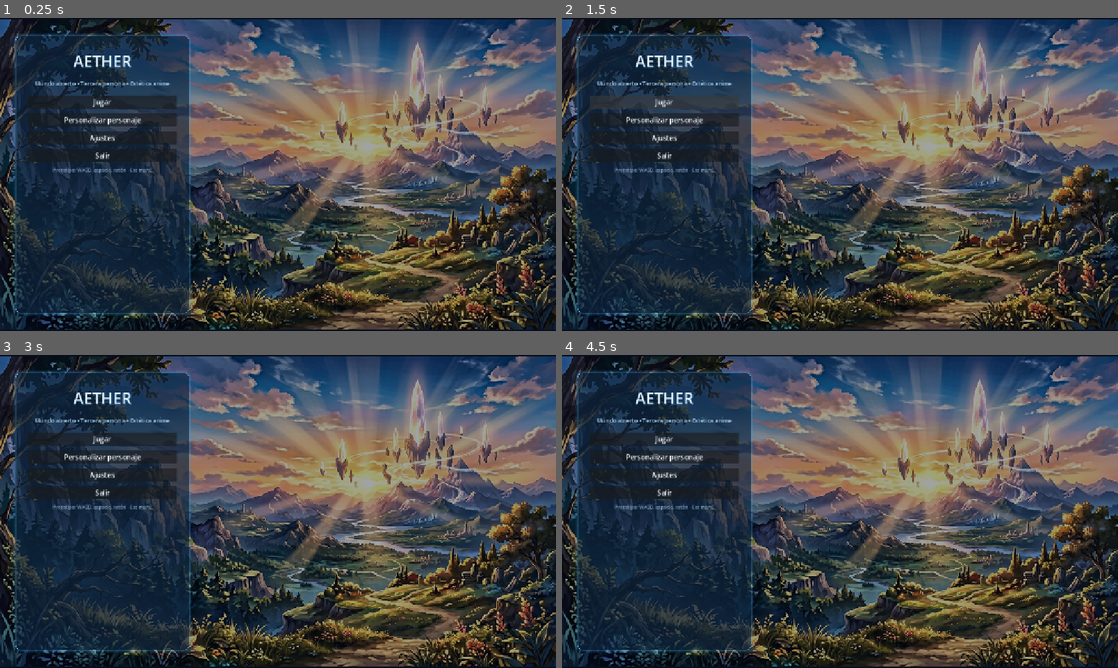
Above: before the commit, frames 1-4 (two rows, left to right).
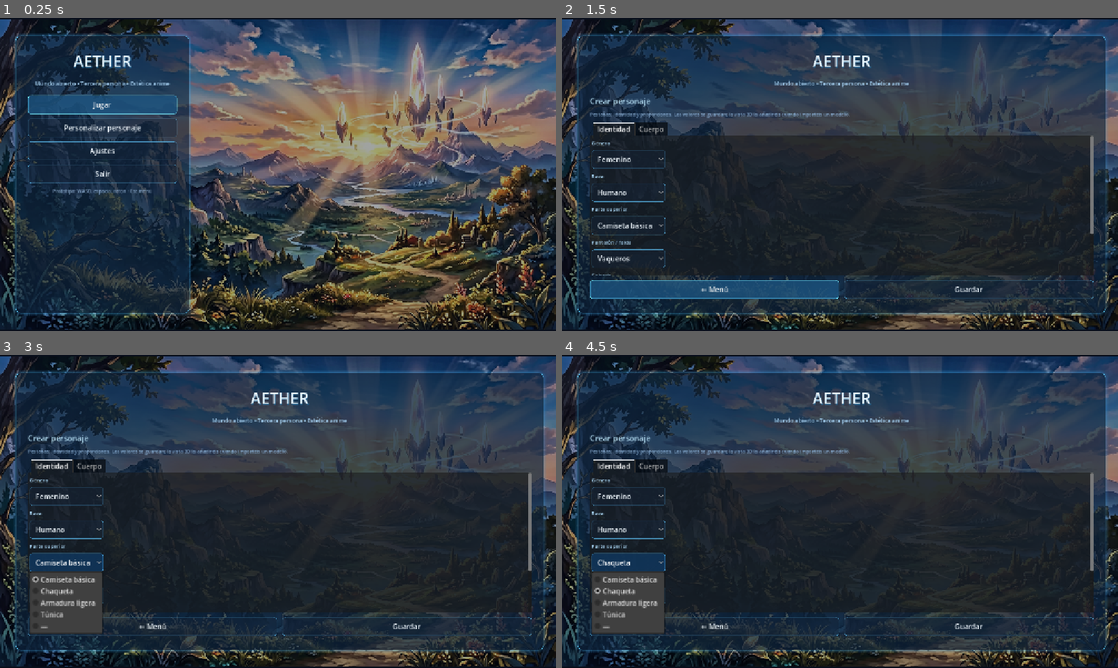
Above: after the commit, the same moments.

Repository: DLOOPUI/Aether
Game: Godot game, scene res://scenes/ui/main_menu.tscn
Same seed, same stepped clock (60 frames per second), same inputs: the game is played once before the commit and once after it.
Inputs (mouse positions are in pixels of both pictures, inside the frame that each line leads up to):
- Up to frame 1 (0.25 s): no input
- Up to frame 2 (1.5 s): click "Personalizar personaje" at 0.5 s; click (662, 102) at 1.25 s, where only the run before the commit has a clickable "Jugar"
- Up to frame 3 (3 s): click (100, 439) at 2 s, where only the run before the commit has a clickable "Jugar"; click (66, 561) at 2.75 s, where only the run after the commit has a clickable "Camiseta básica"
- Up to frame 4 (4.5 s): click (628, 596) at 3.5 s, where only the run after the commit has a clickable "Vaqueros"; click (628, 561) at 4.25 s, where only the run after the commit has a clickable "Chaqueta"

The runs differ from the first frame. In frame 1, 3.4% of the frame differs, in the area x 5-32%, y 24-57%; in frame 2, 55%; in frame 3, 56%, in the area x 5-98%, y 5-96%; in frame 4, 56%.
Error before the commit: Parse Error: Cannot find member "TONEMAPPER_ACES" in base "Environment". (res://scripts/ui/main_menu.gd:70)

Commit message:
remove-procedural-model-fix-sss-errors
Made-with: Cursor:

Diff:
--- a/scenes/ui/main_menu.tscn
+++ b/scenes/ui/main_menu.tscn
@@ -155,16 +155,15 @@
 horizontal_alignment = 1
 autowrap_mode = 2
 
-[node name="CharacterPage" type="HBoxContainer" parent="SafeArea/MainLayout/LeftPanel/Margin/MainColumn"]
+[node name="CharacterPage" type="VBoxContainer" parent="SafeArea/MainLayout/LeftPanel/Margin/MainColumn"]
 visible = false
 layout_mode = 2
 size_flags_vertical = 3
-theme_override_constants/separation = 14
+theme_override_constants/separation = 12
 
 [node name="LeftColumn" type="VBoxContainer" parent="SafeArea/MainLayout/LeftPanel/Margin/MainColumn/CharacterPage"]
-custom_minimum_size = Vector2(340, 0)
-layout_mode = 2
-size_flags_horizontal = 0
+layout_mode = 2
+size_flags_horizontal = 3
 size_flags_vertical = 3
 theme_override_constants/separation = 10
 
@@ -179,7 +178,7 @@
 layout_mode = 2
 theme_override_colors/font_color = Color(0.55, 0.7, 0.85, 1)
 theme_override_font_sizes/font_size = 11
-text = "Identidad (raza, ropa) y cuerpo (proporciones). La calidad final del modelo vendrá de mallas anime cuando las importéis."
+text = "Pestañas: identidad y proporciones. Los valores se guardan; la vista 3D la añadiréis cuando importéis un modelo."
 autowrap_mode = 2
 
 [node name="TabRoot" type="TabContainer" parent="SafeArea/MainLayout/LeftPanel/Margin/MainColumn/CharacterPage/LeftColumn"]
@@ -291,32 +290,6 @@
 theme_override_colors/font_color = Color(0.95, 0.98, 1, 1)
 text = "Guardar"
 
-[node name="PreviewColumn" type="VBoxContainer" parent="SafeArea/MainLayout/LeftPanel/Margin/MainColumn/CharacterPage"]
-layout_mode = 2
-size_flags_horizontal = 3
-size_flags_vertical = 3
-theme_override_constants/separation = 6
-
-[node name="PreviewHint" type="Label" parent="SafeArea/MainLayout/LeftPanel/Margin/MainColumn/CharacterPage/PreviewColumn"]
-layout_mode = 2
-theme_override_colors/font_color = Color(0.55, 0.68, 0.82, 1)
-theme_override_font_sizes/font_size = 11
-text = "Vista previa 3D · click derecho arrastra la cámara"
-horizontal_alignment = 1
-
-[node name="SubViewportContainer" type="SubViewportContainer" parent="SafeArea/MainLayout/LeftPanel/Margin/MainColumn/CharacterPage/PreviewColumn"]
-custom_minimum_size = Vector2(400, 400)
-layout_mode = 2
-size_flags_horizontal = 3
-size_flags_vertical = 3
-stretch = true
-
-[node name="SubViewport" type="SubViewport" parent="SafeArea/MainLayout/LeftPanel/Margin/MainColumn/CharacterPage/PreviewColumn/SubViewportContainer"]
-handle_input_locally = true
-size = Vector2i(800, 800)
-render_target_update_mode = 4
-transparent_bg = false
-
 [node name="Spacer" type="Control" parent="SafeArea/MainLayout"]
 layout_mode = 2
 size_flags_horizontal = 3
--- a/scripts/character/procedural_humanoid.gd
+++ /dev/null
@@ -1,179 +0,0 @@
-extends Node3D
-class_name ProceduralHumanoid
-## Placeholder procedural estilo “chibi” (cabezón). Sustituir por GLTF anime cuando tengáis arte.
-## Orejas de elfo visibles si raza = índice 1 (Elfo).
-
-const SKIN := 0
-const HAIR := 1
-const CLOTH := 2
-
-var _torso: MeshInstance3D
-var _head: MeshInstance3D
-var _hair: MeshInstance3D
-var _hair_side: MeshInstance3D
-var _ear_l: MeshInstance3D
-var _ear_r: MeshInstance3D
-var _arm_lu: MeshInstance3D
-var _arm_ll: MeshInstance3D
-var _arm_ru: MeshInstance3D
-var _arm_rl: MeshInstance3D
-var _leg_lu: MeshInstance3D
-var _leg_ll: MeshInstance3D
-var _leg_ru: MeshInstance3D
-var _leg_rl: MeshInstance3D
-
-
-func _ready() -> void:
-	_build_mesh_graph_chibi()
-
-
-func _mat(kind: int) -> StandardMaterial3D:
-	var m := StandardMaterial3D.new()
-	m.metallic = 0.0
-	m.roughness = 0.42
-	m.rim_enabled = true
-	m.rim = 0.35
-	m.rim_tint = 0.75
-	match kind:
-		SKIN:
-			m.albedo_color = Color(0.88, 0.74, 0.66)
-			m.diffuse_mode = BaseMaterial3D.DIFFUSE_TOON
-			m.specular_mode = BaseMaterial3D.SPECULAR_TOON
-			m.roughness = 0.48
-			m.subsurface_scattering_enabled = true
-			m.subsurface_scattering_strength = 0.45
-		HAIR:
-			m.albedo_color = Color(0.14, 0.1, 0.08)
-			m.roughness = 0.55
-			m.rim = 0.5
-		CLOTH:
-			m.albedo_color = Color(0.38, 0.42, 0.52)
-			m.roughness = 0.62
-	return m
-
-
-func _caps(
-	parent: Node3D, radius: float, height: float, pos: Vector3, rot_deg: Vector3, kind: int
-) -> MeshInstance3D:
-	var mi := MeshInstance3D.new()
-	var cap := CapsuleMesh.new()
-	cap.radius = radius
-	cap.height = height
-	mi.mesh = cap
-	mi.position = pos
-	mi.rotation_degrees = rot_deg
-	mi.material_override = _mat(kind)
-	parent.add_child(mi)
-	return mi
-
-
-func _sph(parent: Node3D, radius: float, pos: Vector3, kind: int) -> MeshInstance3D:
-	var mi := MeshInstance3D.new()
-	var sp := SphereMesh.new()
-	sp.radius = radius
-	sp.height = radius * 2.0
-	sp.radial_segments = 20
-	sp.rings = 12
-	mi.mesh = sp
-	mi.position = pos
-	mi.material_override = _mat(kind)
-	parent.add_child(mi)
-	return mi
-
-
-func _build_mesh_graph_chibi() -> void:
-	# Proporciones chibi: cabeza grande, torso corto, extremidades cortas.
-	_torso = _caps(self, 0.14, 0.34, Vector3(0, 0.62, 0), Vector3.ZERO, SKIN)
-
-	_head = _sph(self, 0.21, Vector3(0, 1.02, 0), SKIN)
-	_hair = _sph(_head, 0.19, Vector3(0, 0.1, 0), HAIR)
-	_hair_side = _sph(_head, 0.14, Vector3(0, 0.02, -0.12), HAIR)
-
-	_ear_l = _sph(_head, 0.045, Vector3(-0.2, 0.02, 0.02), SKIN)
-	_ear_r = _sph(_head, 0.045, Vector3(0.2, 0.02, 0.02), SKIN)
-	_ear_l.scale = Vector3(0.55, 1.15, 0.45)
-	_ear_r.scale = Vector3(0.55, 1.15, 0.45)
-	_ear_l.visible = false
-	_ear_r.visible = false
-
-	var sh_y := 0.88
-	_arm_lu = _caps(self, 0.055, 0.2, Vector3(-0.26, sh_y, 0), Vector3(0, 0, 90), SKIN)
-	_arm_ll = _caps(self, 0.048, 0.16, Vector3(-0.4, sh_y - 0.16, 0), Vector3(0, 0, 90), SKIN)
-	_arm_ru = _caps(self, 0.055, 0.2, Vector3(0.26, sh_y, 0), Vector3(0, 0, -90), SKIN)
-	_arm_rl = _caps(self, 0.048, 0.16, Vector3(0.4, sh_y - 0.16, 0), Vector3(0, 0, -90), SKIN)
-
-	var hip_y := 0.48
-	_leg_lu = _caps(self, 0.075, 0.26, Vector3(-0.09, hip_y, 0), Vector3.ZERO, CLOTH)
-	_leg_ll = _caps(self, 0.06, 0.22, Vector3(-0.09, hip_y - 0.28, 0), Vector3.ZERO, SKIN)
-	_leg_ru = _caps(self, 0.075, 0.26, Vector3(0.09, hip_y, 0), Vector3.ZERO, CLOTH)
-	_leg_rl = _caps(self, 0.06, 0.22, Vector3(0.09, hip_y - 0.28, 0), Vector3.ZERO, SKIN)
-
-
-static func _skin_color(tone: float) -> Color:
-	var t := clampf(tone, 0.0, 1.0)
-	return Color(lerpf(0.96, 0.38, t), lerpf(0.82, 0.28, t), lerpf(0.72, 0.22, t))
-
-
-static func _hair_color(tone: float) -> Color:
-	var t := clampf(tone, 0.0, 1.0)
-	return Color(lerpf(0.05, 0.55, t), lerpf(0.04, 0.38, t), lerpf(0.03, 0.22, t)).darkened(
-		lerpf(0.0, 0.2, t)
-	)
-
-
-func apply_draft(d: CharacterDraft) -> void:
-	var h: float = lerpf(0.9, 1.1, clampf(d.height_01, 0.0, 1.0))
-	var b: float = lerpf(0.78, 1.2, clampf(d.build_01, 0.0, 1.0))
-	var head_m: float = lerpf(0.92, 1.14, clampf(d.head_size_01, 0.0, 1.0))
-	var arm_m: float = lerpf(0.88, 1.12, clampf(d.arm_length_01, 0.0, 1.0))
-	var leg_m: float = lerpf(0.88, 1.1, clampf(d.leg_length_01, 0.0, 1.0))
-
-	scale = Vector3(h, h, h)
-
-	var skin := _skin_color(d.skin_tone_01)
-	var hair := _hair_color(d.hair_tone_01)
-
-	_torso.scale = Vector3(b, 1.0, b)
-	_head.scale = Vector3(head_m, head_m, head_m)
-	_hair.scale = Vector3(head_m, head_m, head_m)
-	_hair_side.scale = Vector3(head_m, head_m, head_m)
-
-	_set_albedo(_torso, skin)
-	_set_albedo(_head, skin)
-	_set_albedo(_hair, hair)
-	_set_albedo(_hair_side, hair)
-	_set_albedo(_arm_lu, skin)
-	_set_albedo(_arm_ll, skin)
-	_set_albedo(_arm_ru, skin)
-	_set_albedo(_arm_rl, skin)
-	_set_albedo(_leg_lu, _cloth_from_ids(d))
-	_set_albedo(_leg_ru, _cloth_from_ids(d))
-	_set_albedo(_leg_ll, skin)
-	_set_albedo(_leg_rl, skin)
-	_set_albedo(_ear_l, skin)
-	_set_albedo(_ear_r, skin)
-
-	var elf: bool = d.race_id == 1
-	_ear_l.visible = elf
-	_ear_r.visible = elf
-
-	_arm_lu.scale = Vector3(arm_m, arm_m, arm_m)
-	_arm_ll.scale = Vector3(arm_m, arm_m, arm_m)
-	_arm_ru.scale = Vector3(arm_m, arm_m, arm_m)
-	_arm_rl.scale = Vector3(arm_m, arm_m, arm_m)
-
-	_leg_lu.scale = Vector3(leg_m, leg_m, leg_m)
-	_leg_ll.scale = Vector3(leg_m, leg_m, leg_m)
-	_leg_ru.scale = Vector3(leg_m, leg_m, leg_m)
-	_leg_rl.scale = Vector3(leg_m, leg_m, leg_m)
-
-
-func _set_albedo(mi: MeshInstance3D, col: Color) -> void:
-	var m := mi.material_override as StandardMaterial3D
-	if m:
-		m.albedo_color = col
-
-
-func _cloth_from_ids(d: CharacterDraft) -> Color:
-	var base := Color.from_hsv(fmod(0.52 + float(d.pants_id) * 0.06, 1.0), 0.28, 0.48)
-	return base.lerp(Color(0.48, 0.34, 0.26), clampf(float(d.top_id) * 0.05, 0.0, 1.0))
--- a/scripts/core/character_draft.gd
+++ b/scripts/core/character_draft.gd
@@ -1,5 +1,5 @@
 extends Resource
-## Datos de personaje: ropa (menú) + proporciones y tonos (vista previa ARK / procedural).
+## Datos de personaje: ropa (menú) + proporciones y tonos (sliders; para usar con modelo 3D cuando exista).
 class_name CharacterDraft
 
 @export var gender_id: int = 0
--- a/scripts/ui/main_menu.gd
+++ b/scripts/ui/main_menu.gd
@@ -5,23 +5,15 @@
 
 const _FORM_PREFIX := "SafeArea/MainLayout/LeftPanel/Margin/MainColumn/CharacterPage/LeftColumn/TabRoot/Identidad/MarginId/Form/"
 const _BODY_SLIDERS_PATH := "SafeArea/MainLayout/LeftPanel/Margin/MainColumn/CharacterPage/LeftColumn/TabRoot/Cuerpo/MarginBody/BodySliders"
-const _VP_PATH := "SafeArea/MainLayout/LeftPanel/Margin/MainColumn/CharacterPage/PreviewColumn/SubViewportContainer"
 
 var _draft: CharacterDraft = CharacterDraft.new()
-var _preview_humanoid: ProceduralHumanoid
-var _preview_cam_pivot: Node3D
 var _body_sliders: Dictionary = {}
-
-var _orbit_yaw: float = 0.0
-var _orbit_pitch: float = 10.0
 
 @onready var _main_page: Control = $SafeArea/MainLayout/LeftPanel/Margin/MainColumn/MainPage
 @onready var _char_page: Control = $SafeArea/MainLayout/LeftPanel/Margin/MainColumn/CharacterPage
 @onready var _left_panel: PanelContainer = $SafeArea/MainLayout/LeftPanel
 @onready var _spacer: Control = $SafeArea/MainLayout/Spacer
 @onready var _left_column: VBoxContainer = $SafeArea/MainLayout/LeftPanel/Margin/MainColumn/CharacterPage/LeftColumn
-@onready var _subvp_container: SubViewportContainer = $SafeArea/MainLayout/LeftPanel/Margin/MainColumn/CharacterPage/PreviewColumn/SubViewportContainer
-@onready var _subviewport: SubViewport = $SafeArea/MainLayout/LeftPanel/Margin/MainColumn/CharacterPage/PreviewColumn/SubViewportContainer/SubViewport
 
 @onready var _btn_play: Button = $SafeArea/MainLayout/LeftPanel/Margin/MainColumn/MainPage/BtnPlay
 @onready var _btn_customize: Button = $SafeArea/MainLayout/LeftPanel/Margin/MainColumn/MainPage/BtnCustomize
@@ -50,79 +42,8 @@
 	_apply_draft_to_options()
 	SaoUi.apply_to_buttons(_main_page)
 	SaoUi.apply_to_buttons(_left_column)
-	call_deferred(&"_setup_character_preview_world")
 	_show_main_page()
 	_btn_play.grab_focus()
-
-
-func _setup_character_preview_world() -> void:
-	var root := Node3D.new()
-	root.name = &"PreviewWorld"
-	_subviewport.add_child(root)
-
-	var we := WorldEnvironment.new()
-	var env := Environment.new()
-	env.background_mode = Environment.BG_COLOR
-	env.background_color = Color(0.1, 0.12, 0.2)
-	env.ambient_light_source = Environment.AMBIENT_SOURCE_COLOR
-	env.ambient_light_color = Color(0.55, 0.62, 0.85)
-	env.ambient_light_energy = 0.45
-	env.tonemap_mode = Environment.TONEMAPPER_ACES
-	env.tonemap_white = 1.1
-	env.glow_enabled = false
-	we.environment = env
-	root.add_child(we)
-
-	var pivot := Node3D.new()
-	pivot.name = &"CameraPivot"
-	pivot.position = Vector3(0, 0.82, 0)
-	root.add_child(pivot)
-	_preview_cam_pivot = pivot
-
-	var cam := Camera3D.new()
-	cam.position = Vector3(0, 0.28, 1.95)
-	cam.rotation_degrees = Vector3(-6, 0, 0)
-	cam.fov = 40.0
-	cam.current = true
-	pivot.add_child(cam)
-
-	var key := DirectionalLight3D.new()
-	key.rotation_degrees = Vector3(-48, 42, 0)
-	key.light_color = Color(1.0, 0.97, 0.92)
-	key.light_energy = 1.15
-	key.shadow_enabled = true
-	root.add_child(key)
-
-	var fill := DirectionalLight3D.new()
-	fill.rotation_degrees = Vector3(-22, -130, 0)
-	fill.light_color = Color(0.75, 0.82, 1.0)
-	fill.light_energy = 0.4
-	root.add_child(fill)
-
-	var rim := DirectionalLight3D.new()
-	rim.rotation_degrees = Vector3(-15, 200, 0)
-	rim.light_color = Color(0.9, 0.95, 1.0)
-	rim.light_energy = 0.22
-	root.add_child(rim)
-
-	var hum := ProceduralHumanoid.new()
-	hum.name = &"ProceduralHumanoid"
-	root.add_child(hum)
-	_preview_humanoid = hum
-	_refresh_character_preview()
-
-	_subvp_container.gui_input.connect(_on_preview_gui_input)
-
-
-func _on_preview_gui_input(event: InputEvent) -> void:
-	if not _char_page.visible:
-		return
-	if event is InputEventMouseMotion and Input.is_mouse_button_pressed(MOUSE_BUTTON_RIGHT):
-		_orbit_yaw -= event.relative.x * 0.0045
-		_orbit_pitch -= event.relative.y * 0.0045
-		_orbit_pitch = clampf(_orbit_pitch, -8.0, 42.0)
-		if _preview_cam_pivot:
-			_preview_cam_pivot.rotation_degrees = Vector3(_orbit_pitch, _orbit_yaw, 0.0)
 
 
 func _build_body_sliders() -> void:
@@ -177,12 +98,6 @@
 			_draft.skin_tone_01 = v
 		"hair_tone_01":
 			_draft.hair_tone_01 = v
-	_refresh_character_preview()
-
-
-func _refresh_character_preview() -> void:
-	if _preview_humanoid:
-		_preview_humanoid.apply_draft(_draft)
 
 
 func _apply_draft_to_options() -> void:
@@ -239,7 +154,6 @@
 	_draft.pants_id = _opt_pants.selected
 	_draft.shoes_id = _opt_shoes.selected
 	_draft.hair_id = _opt_hair.selected
-	_refresh_character_preview()
 
 
 func _fill_character_options() -> void:
@@ -273,7 +187,6 @@
 	_spacer.visible = false
 	_left_panel.size_flags_horizontal = Control.SIZE_EXPAND_FILL
 	_left_panel.custom_minimum_size = Vector2(520, 0)
-	_refresh_character_preview()
 	_btn_back.grab_focus()
 
 
@@ -296,6 +209,13 @@
 	_draft.pants_id = _opt_pants.selected
 	_draft.shoes_id = _opt_shoes.selected
 	_draft.hair_id = _opt_hair.selected
+	_draft.height_01 = float(_body_sliders[&"height_01"].value)
+	_draft.build_01 = float(_body_sliders[&"build_01"].value)
+	_draft.head_size_01 = float(_body_sliders[&"head_size_01"].value)
+	_draft.arm_length_01 = float(_body_sliders[&"arm_length_01"].value)
+	_draft.leg_length_01 = float(_body_sliders[&"leg_length_01"].value)
+	_draft.skin_tone_01 = float(_body_sliders[&"skin_tone_01"].value)
+	_draft.hair_tone_01 = float(_body_sliders[&"hair_tone_01"].value)
 
 
 func _on_apply_character_pressed() -> void:
Not shown, removed: scripts/character/character_preview_ark.gd.uid
Not shown, removed: scripts/character/procedural_humanoid.gd.uid
Not shown, changed: README.md
Not shown, changed: docs/character_preview.md
